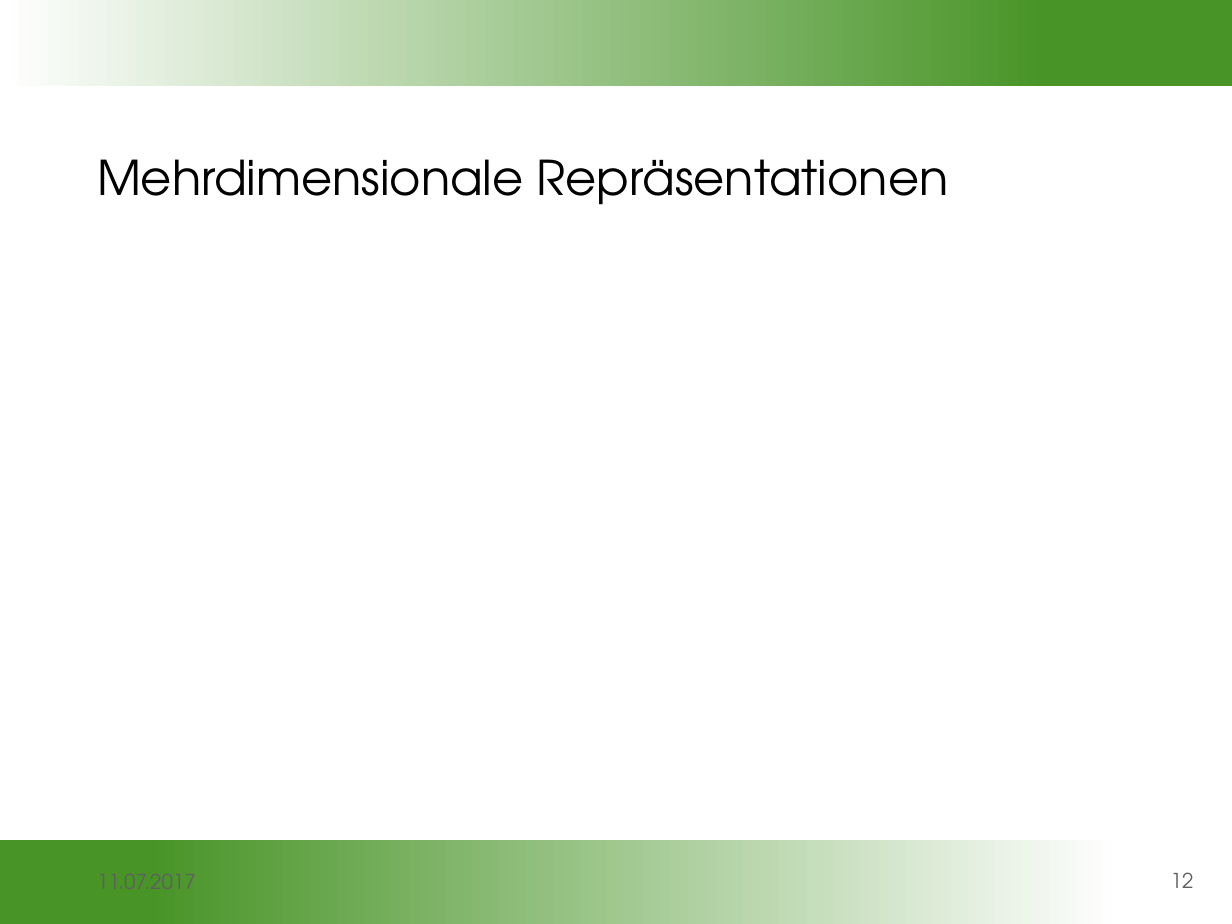
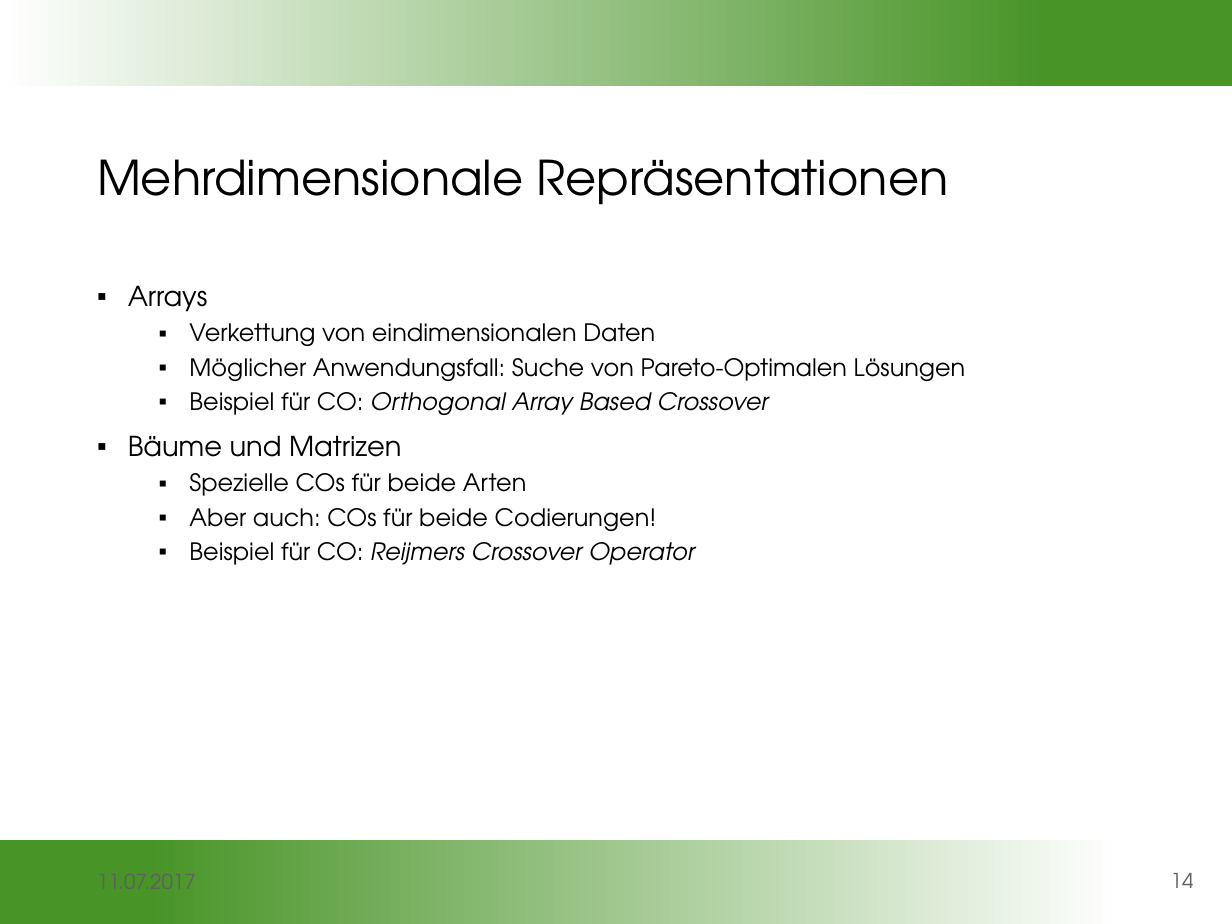
Before and after one commit to gobo7793/OC-Seminar, a slide deck: slide 14 of Vortragsfolien.pptx (slide 12 before the commit). Drawn at 1232x924 pixels with LibreOffice and Linux fonts; fonts in the diff are those of the drawing; background and template pictures are left out. Boxes give left, top, right and bottom in pixels: in the first picture for what was removed or moved away, otherwise in the second. Text is boxed around its words. In the diff, an @@ line names an element or a change of style, - is before the commit and + after.

```diff
--- a/Vortragsfolien.pptx
+++ b/Vortragsfolien.pptx
@@ text added at box(128, 285, 966, 565), 14 pt, text #000000 @@
+▪ Arrays
+  ▪ Verkettung von eindimensionalen Daten
+  ▪ Möglicher Anwendungsfall: Suche von Pareto-Optimalen Lösungen
+  ▪ Beispiel für CO: Orthogonal Array Based Crossover
+▪ Bäume und Matrizen
+  ▪ Spezielle COs für beide Arten
+  ▪ Aber auch: COs für beide Codierungen!
+  ▪ Beispiel für CO: Reijmers Crossover Operator
@@ page number at box(1171, 873, 1194, 888): text changed @@
-12
+14
```
Also in this commit, not shown: 11 other slides changed.
